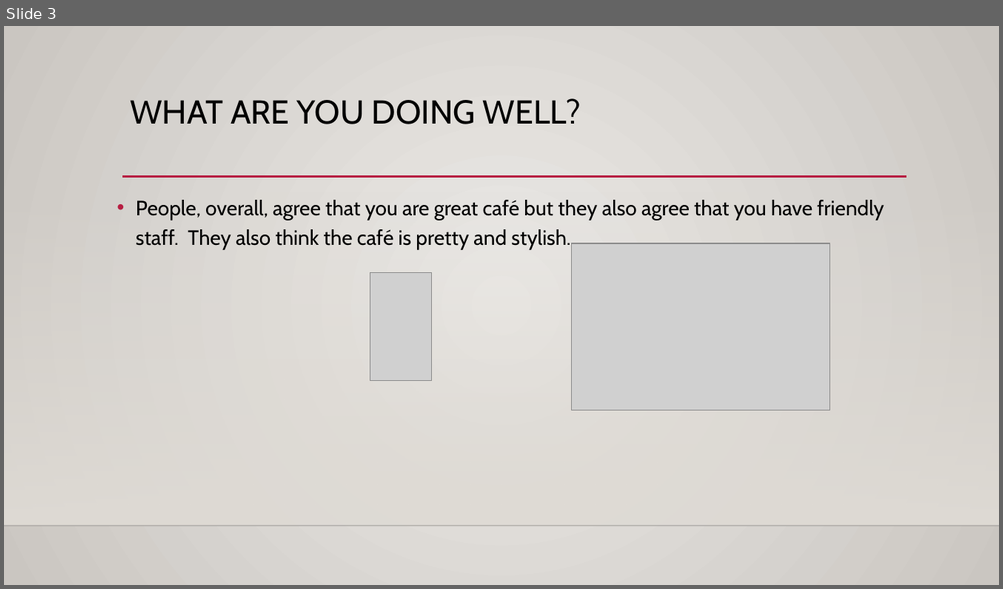
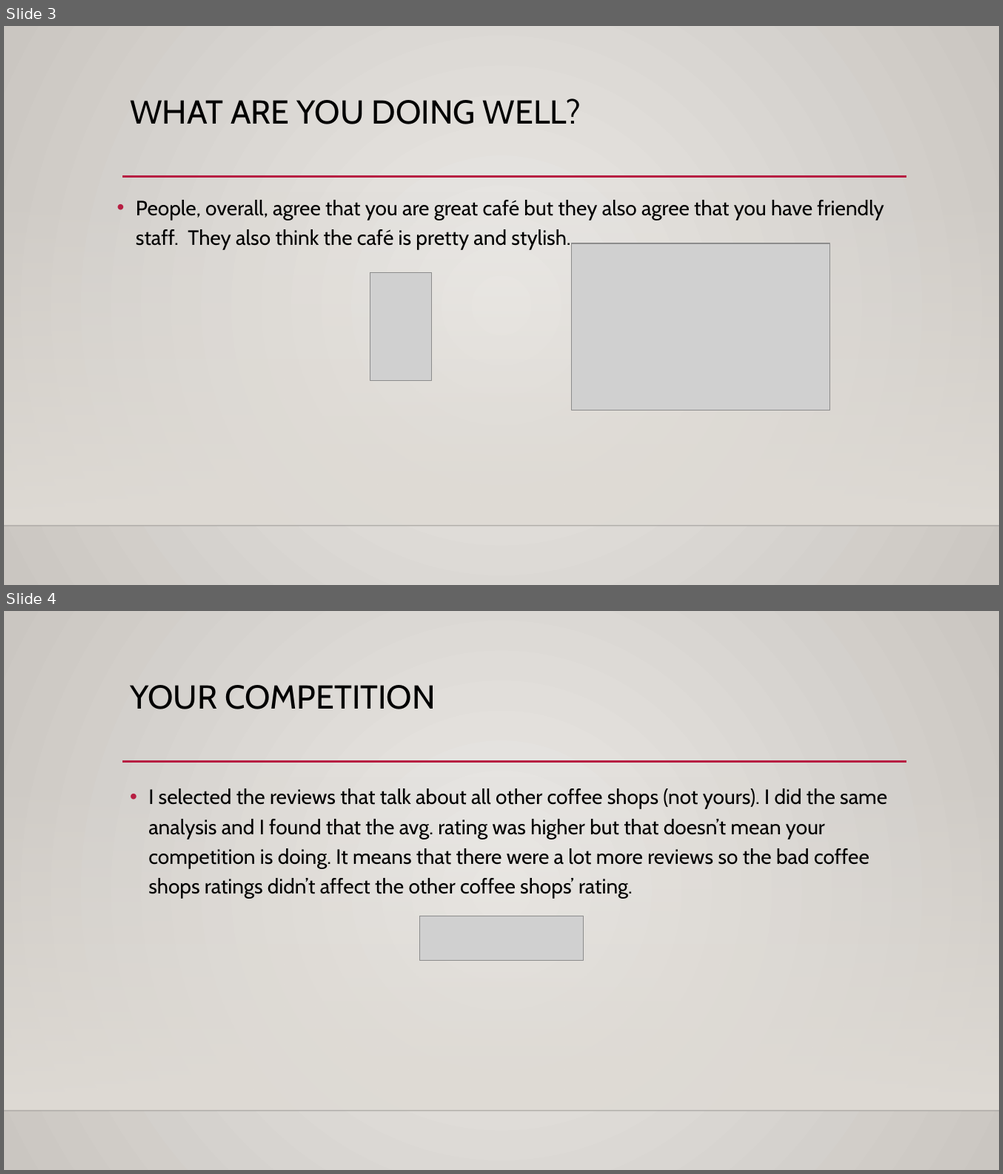
Before and after one commit to bloominstituteoftechnology/DS-Unit-4-Sprint-1-NLP, a slide deck: module1-text-data/presentation.pptx. Shown one above the other, each under a label of ours: slide 3 before the commit, slides 3 and 4 after it. The pictures are 1003x589 and 1003x1174 pixels, drawn with LibreOffice and Linux fonts; fonts in the diff are those of the drawing; grey boxes stand for pictures; background and template pictures are left out. Boxes give left, top, right and bottom in pixels: in the first picture for what was removed or moved away, otherwise in the second. Text is boxed around its words. In the diff, an @@ line names an element or a change of style, - is before the commit and + after.

```diff
--- a/module1-text-data/presentation.pptx
+++ b/module1-text-data/presentation.pptx
@@ slide 4 added at [4,611,999,1170], background gradient #ECEAE7 to #CAC7C1; not listed: 3 template elements that a slide beside it also shows @@
@@ title added at [130,685,435,709], 32 pt, text #000000 @@
+YOUR COMPETITION
@@ text added at [148,789,887,899], 20 pt, text #000000 @@
+• I selected the reviews that talk about all other coffee shops (not yours). I did the same analysis and I found that the avg. rating was higher but that doesn’t mean your competition is doing. It means that there were a lot more reviews so the bad coffee shops ratings didn’t affect the other coffee shops’ rating.
@@ picture added at [420,916,583,960] @@
```
Also in this commit, not shown: 1 slide changed, 1 other slide added, 1 slide removed, 3 other files.
